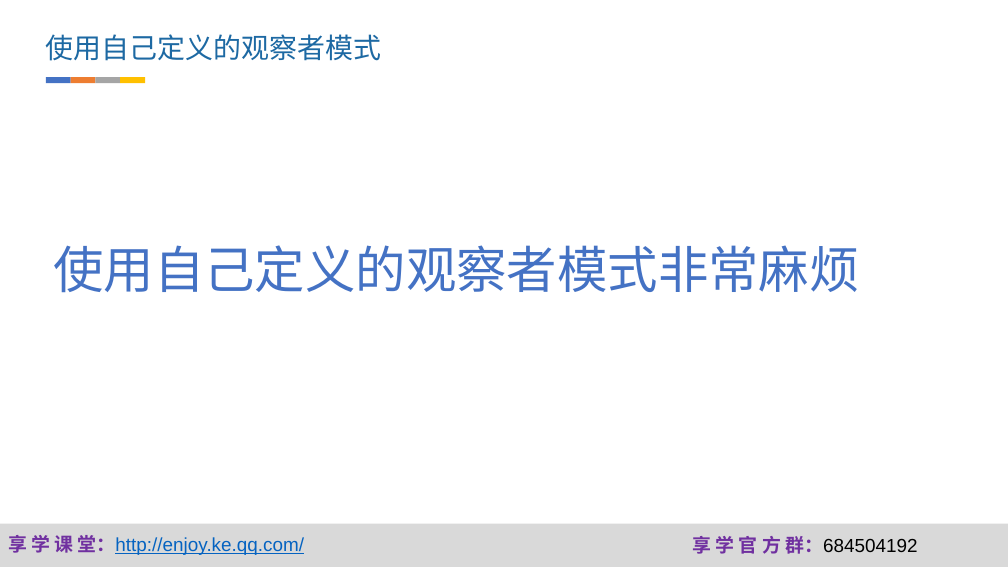
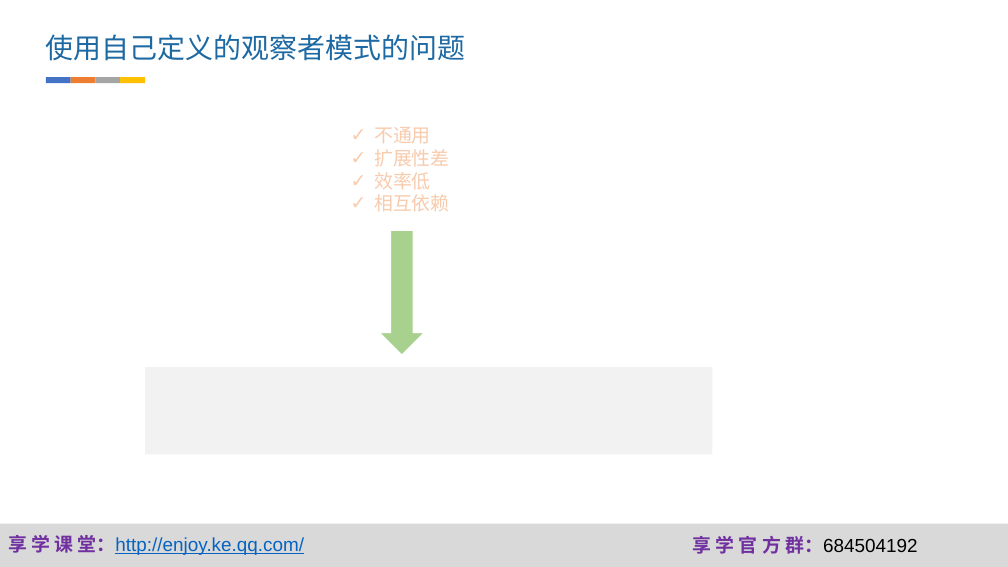
Before and after one commit to fanzhangvip/xiangxue, a slide deck: slide 18 of pre/Android Fragment爬坑记.pptx (slide 13 before the commit). Drawn at 1008x567 pixels with LibreOffice and Linux fonts; fonts in the diff are those of the drawing; background and template pictures are left out. Boxes give left, top, right and bottom in pixels: in the first picture for what was removed or moved away, otherwise in the second. Text is boxed around its words. In the diff, an @@ line names an element or a change of style, - is before the commit and + after.

```diff
--- a/pre/Android Fragment爬坑记.pptx
+++ b/pre/Android Fragment爬坑记.pptx
@@ text at (x1=46, y1=34, x2=465, y2=61): text changed @@
-使用自己定义的观察者模式
+使用自己定义的观察者模式的问题
@@ text added at (x1=374, y1=127, x2=450, y2=212), 18 pt, text #F8CBAD @@
+✓ 不通用
+✓ 扩展性差
+✓ 效率低
+✓ 相互依赖
@@ down arrow added at (x1=380, y1=231, x2=424, y2=355), fill #A9D18E, outline #FFFFFF 1 pt @@
@@ text removed at (x1=53, y1=245, x2=859, y2=293) @@
-使用自己定义的观察者模式非常麻烦
```
Also in this commit, not shown: 7 other slides changed, 10 slides added, 12 other files.
